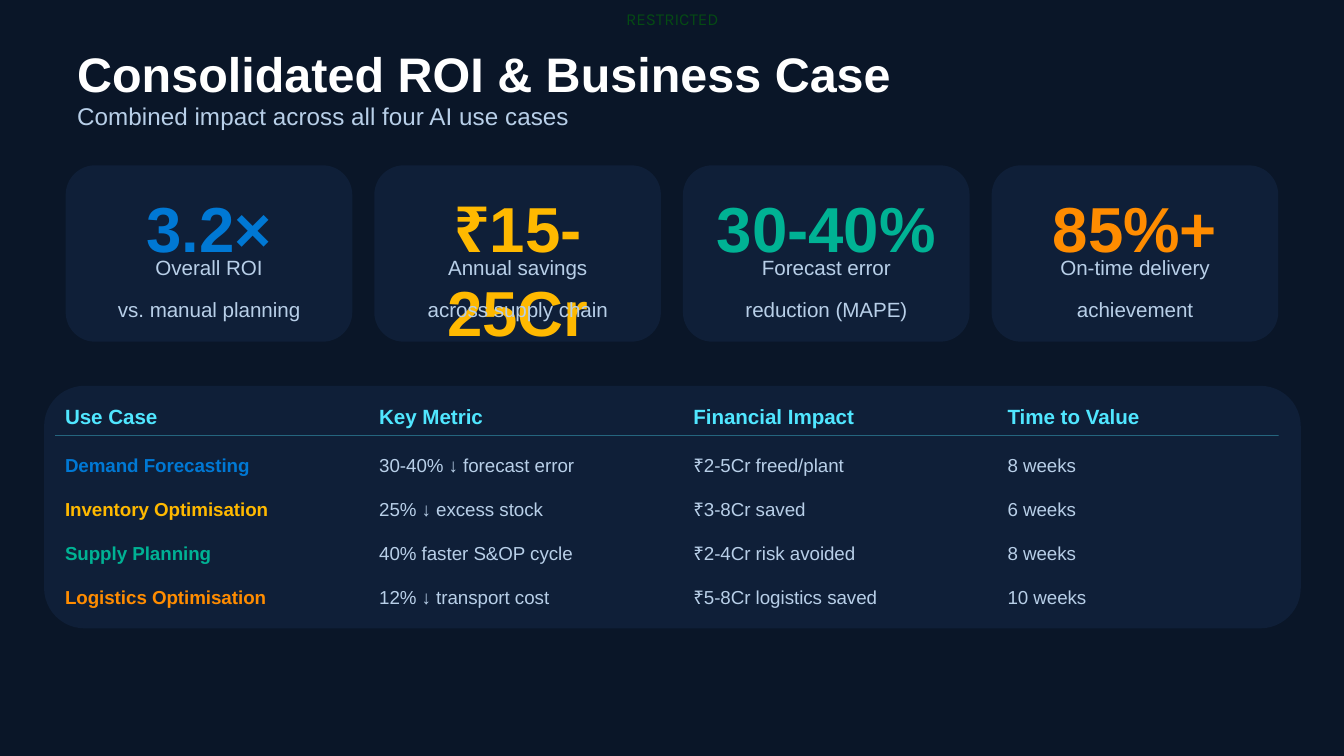
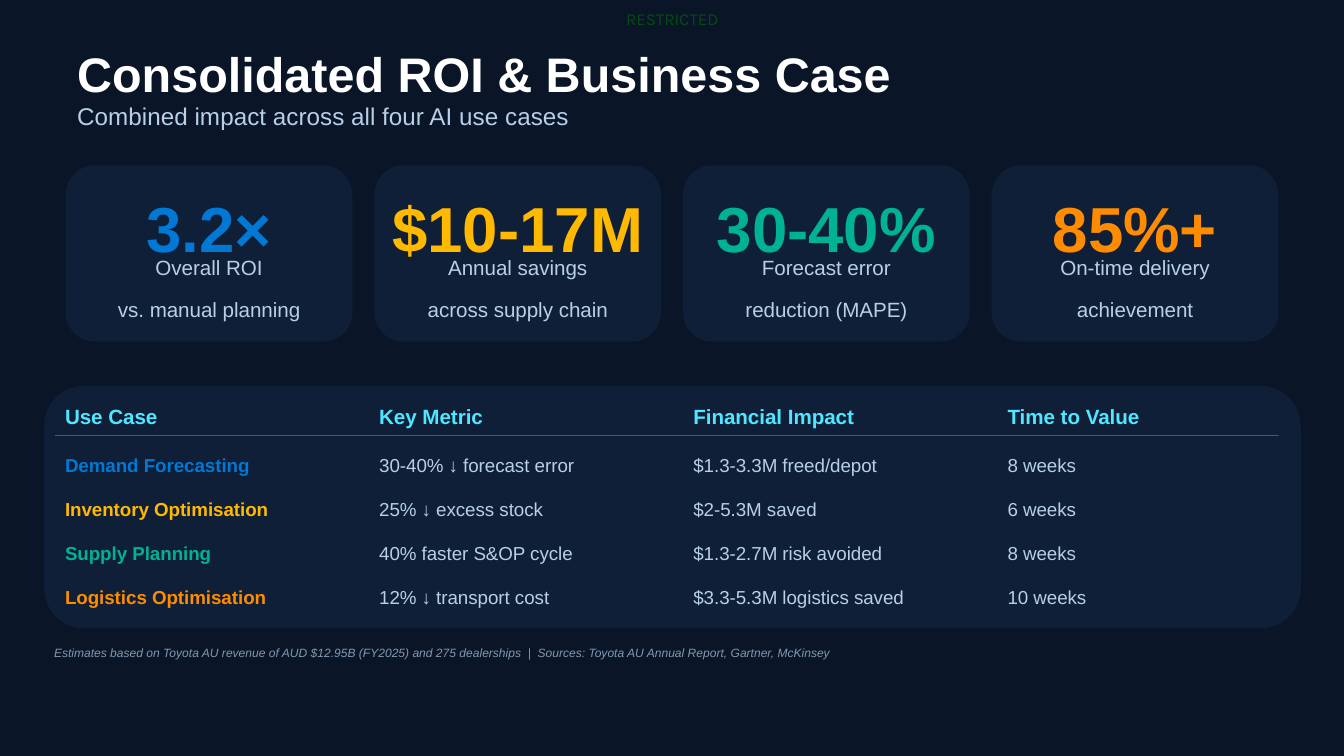
Before and after one commit to bhartiya75/ntt, a slide deck: slide 13 of backend/generated_ppts/NDBS_SAP_Supply_Chain_AI_v2.0.pptx. Drawn at 1344x756 pixels with LibreOffice and Linux fonts; fonts in the diff are those of the drawing; background and template pictures are left out. Boxes give left, top, right and bottom in pixels: in the first picture for what was removed or moved away, otherwise in the second. Text is boxed around its words. In the diff, an @@ line names an element or a change of style, - is before the commit and + after.

```diff
--- a/backend/generated_ppts/NDBS_SAP_Supply_Chain_AI_v2.0.pptx
+++ b/backend/generated_ppts/NDBS_SAP_Supply_Chain_AI_v2.0.pptx
@@ text at [392, 204, 643, 264]: text changed @@
-₹15-25Cr
+$10-17M
@@ text at [693, 458, 876, 476]: text changed @@
-₹2-5Cr freed/plant
+$1.3-3.3M freed/depot
@@ text at [693, 502, 817, 518]: text changed @@
-₹3-8Cr saved
+$2-5.3M saved
@@ text at [693, 546, 882, 562]: text changed @@
-₹2-4Cr risk avoided
+$1.3-2.7M risk avoided
@@ text at [693, 590, 904, 608]: text changed @@
-₹5-8Cr logistics saved
+$3.3-5.3M logistics saved
@@ text added at [54, 648, 830, 660], 8.7 pt, text #8099B3, italic @@
+Estimates based on Toyota AU revenue of AUD $12.95B (FY2025) and 275 dealerships | Sources: Toyota AU Annual Report, Gartner, McKinsey
```
Also in this commit, not shown: 13 other slides changed, 1 slide added, 4 other files.
